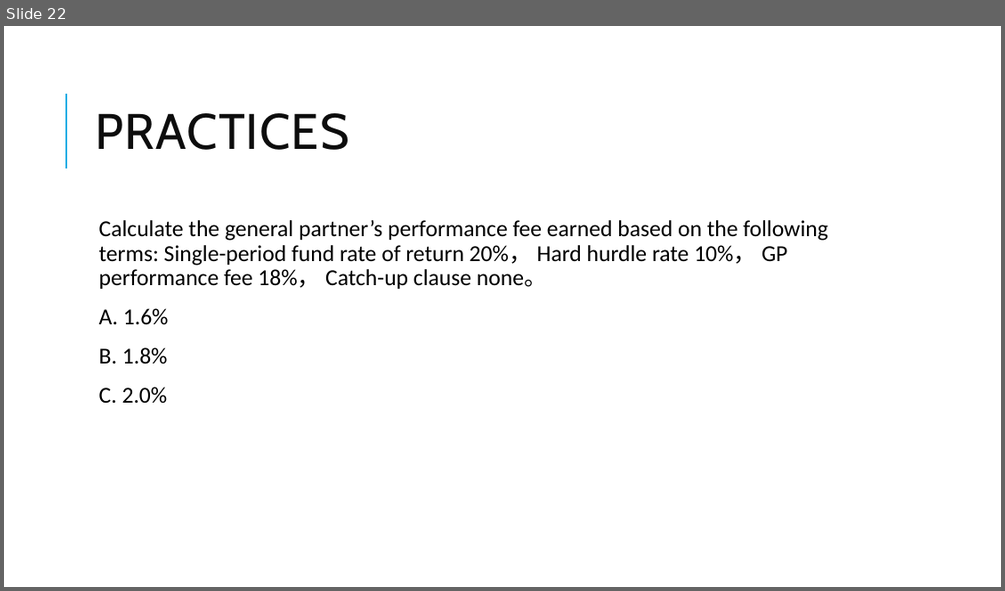
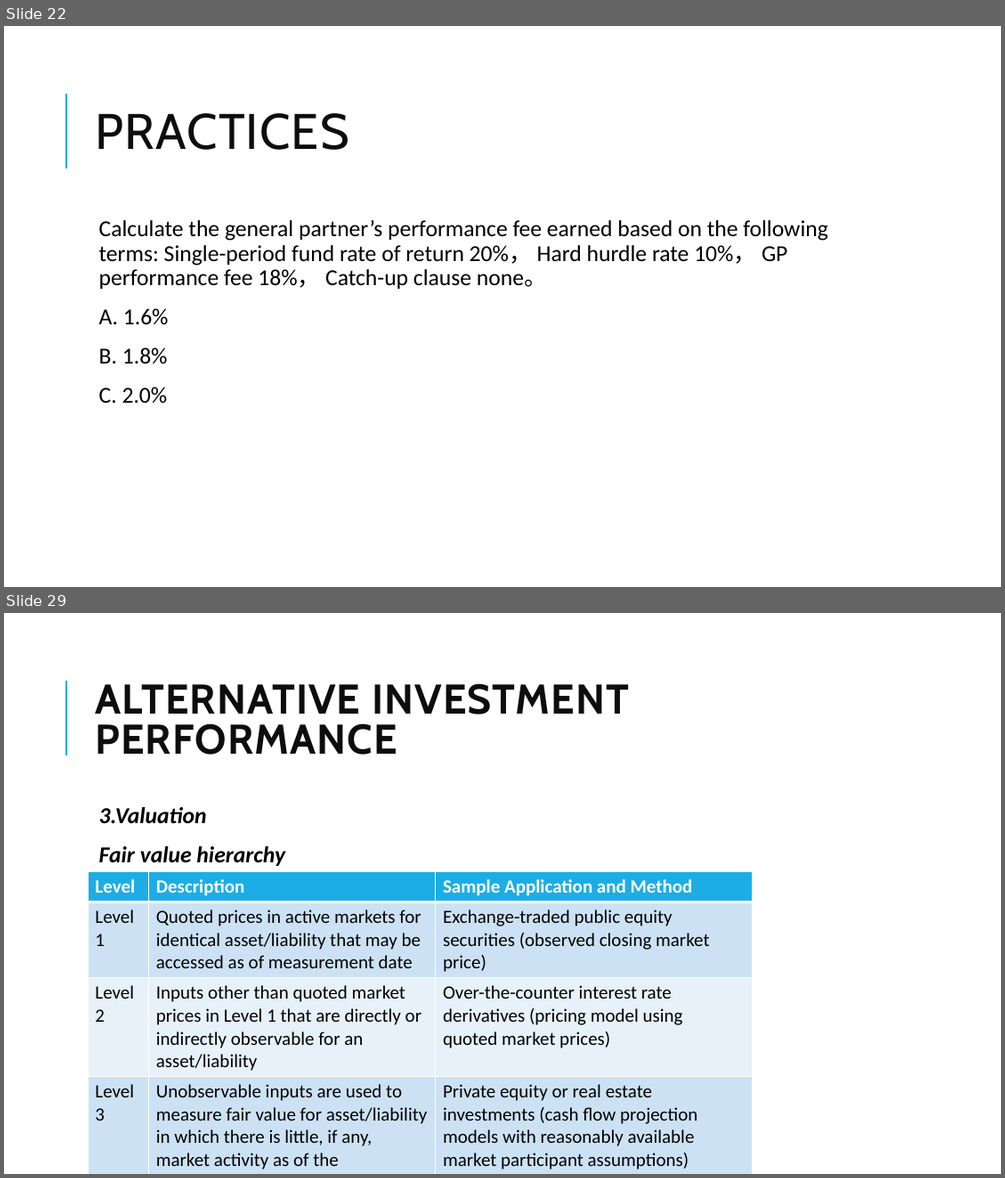
Before and after one commit to Isco0530/data, a slide deck: 2024Alternative.pptx. Shown one above the other, each under a label of ours: slide 22 before the commit, slides 22 and 29 after it; the slides between them are not shown. The pictures are 1005x591 and 1005x1178 pixels, drawn with LibreOffice and Linux fonts; fonts in the diff are those of the drawing. Boxes give left, top, right and bottom in pixels: in the first picture for what was removed or moved away, otherwise in the second. Text is boxed around its words. In the diff, an @@ line names an element or a change of style, - is before the commit and + after.

```diff
--- a/2024Alternative.pptx
+++ b/2024Alternative.pptx
@@ slide 29 added at <box>4,613,1001,1174</box>, background #FFFFFF; not listed: 1 template element that a slide beside it also shows @@
@@ title added at <box>95,683,629,755</box>, 40 pt, text #0D0D0D, bold @@
+ALTERNATIVE INVESTMENT PERFORMANCE
@@ text added at <box>99,807,285,866</box>, 22 pt, text #000000, bold, italic @@
+  3.Valuation
+  Fair value hierarchy
@@ table added at <box>88,871,752,1174</box>, 4 rows, 3 columns @@
+Level | Description | Sample Application and Method
+Level / 1 | Quoted prices in active markets for identical asset/liability that may be accessed as of measurement date | Exchange-traded public equity / securities (observed closing market / price)
+Level / 2 | Inputs other than quoted market prices in Level 1 that are directly or indirectly observable for an asset/liability | Over-the-counter interest rate / derivatives (pricing model using / quoted market prices)
+Level / 3 | Unobservable inputs are used to / measure fair value for asset/liability in which there is little, if any, market activity as of the measurement date | Private equity or real estate / investments (cash flow projection / models with reasonably available / market participant assumptions)
```
Also in this commit, not shown: 6 slides changed, 7 other slides added.
